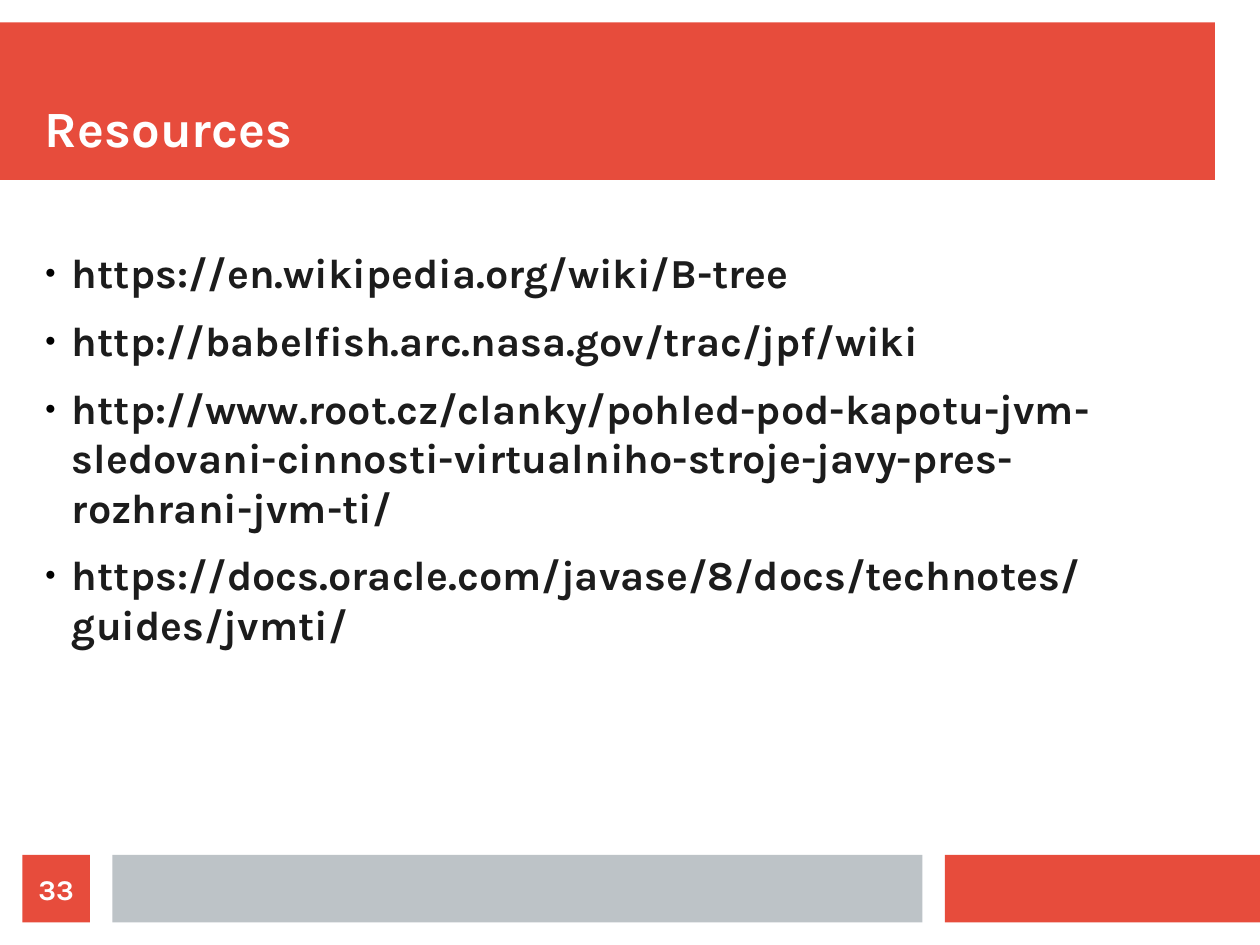
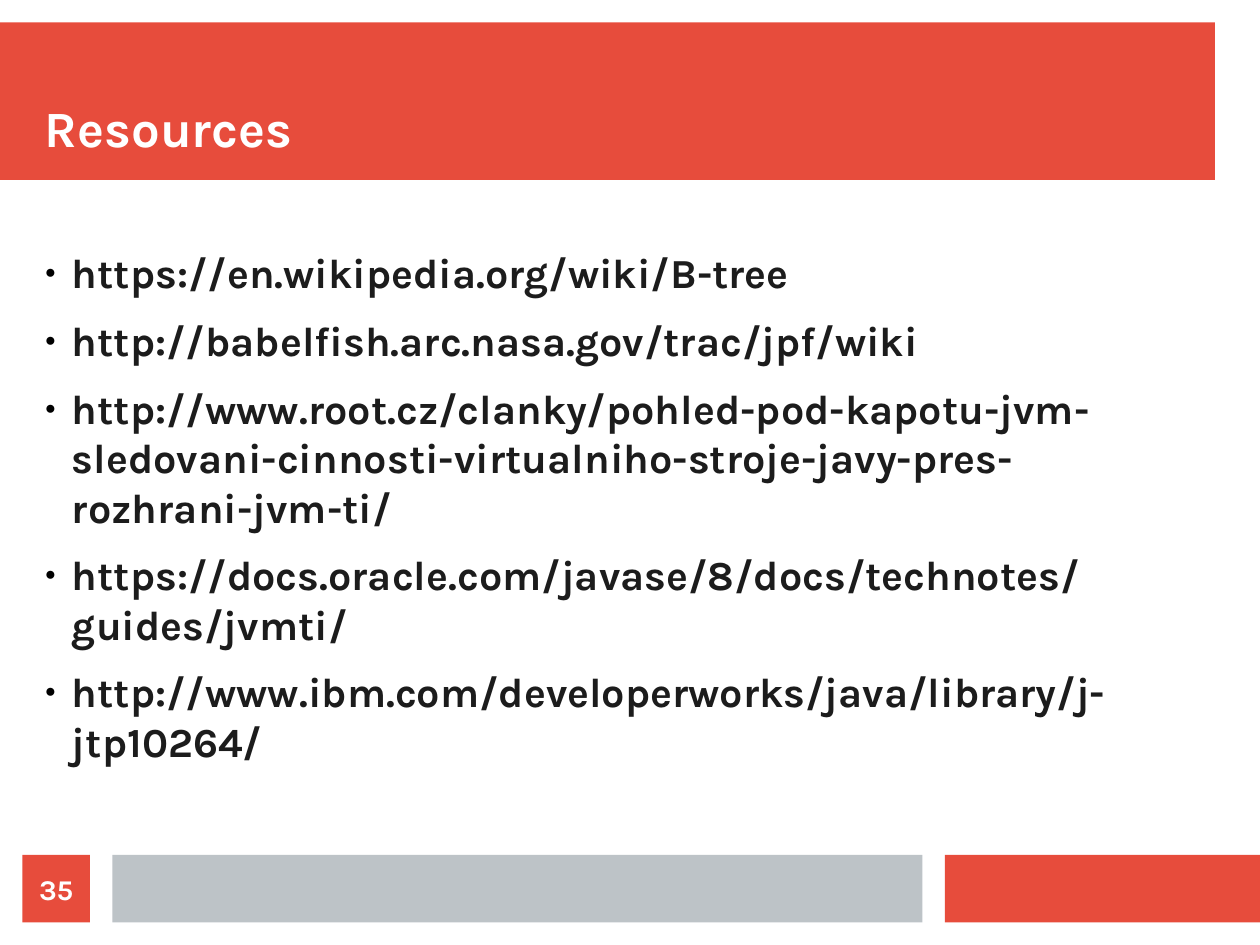
Before and after one commit to jajir/jbtree, a slide deck: slide 35 of jbtree/src/presentation/jbtree-0.1.odp (slide 33 before the commit). Drawn at 1260x945 pixels with LibreOffice and Linux fonts; fonts in the diff are those of the drawing. Boxes give left, top, right and bottom in pixels: in the first picture for what was removed or moved away, otherwise in the second. Text is boxed around its words. In the diff, an @@ line names an element or a change of style, - is before the commit and + after.

```diff
--- a/jbtree/src/presentation/jbtree-0.1.odp
+++ b/jbtree/src/presentation/jbtree-0.1.odp
@@ text at box(72, 676, 1105, 768): paragraph added @@
+● http://www.ibm.com/developerworks/java/library/j-jtp10264/
@@ page number at box(39, 881, 73, 901): text changed @@
-33
+35
```
Also in this commit, not shown: 10 other slides changed, 4 slides added, 2 slides removed, 6 other files.
